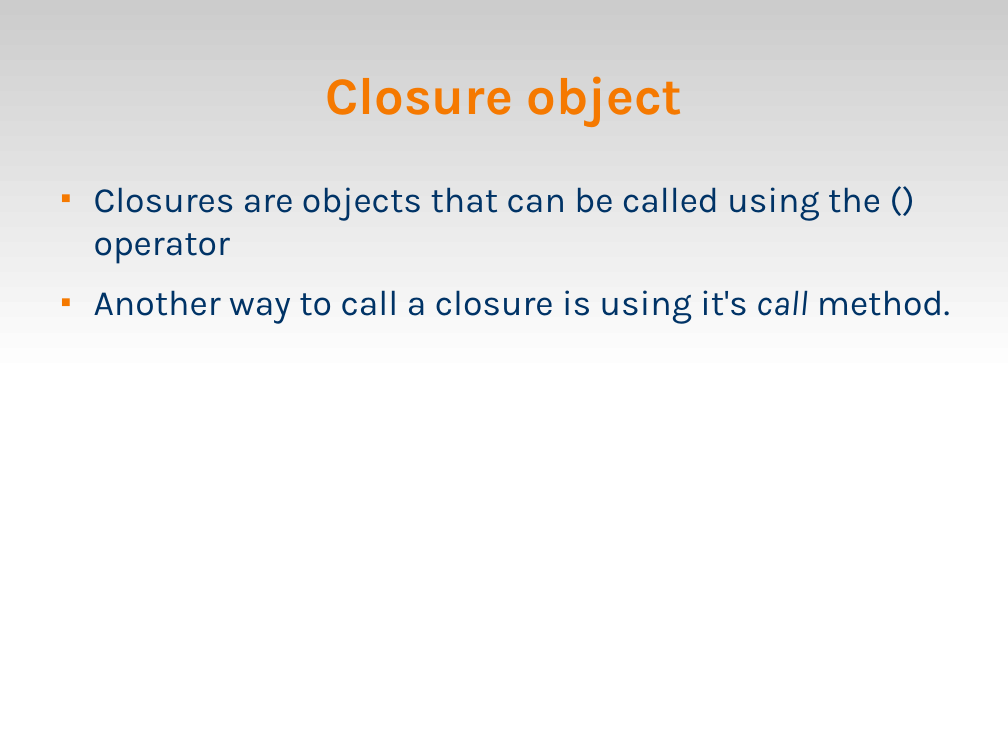
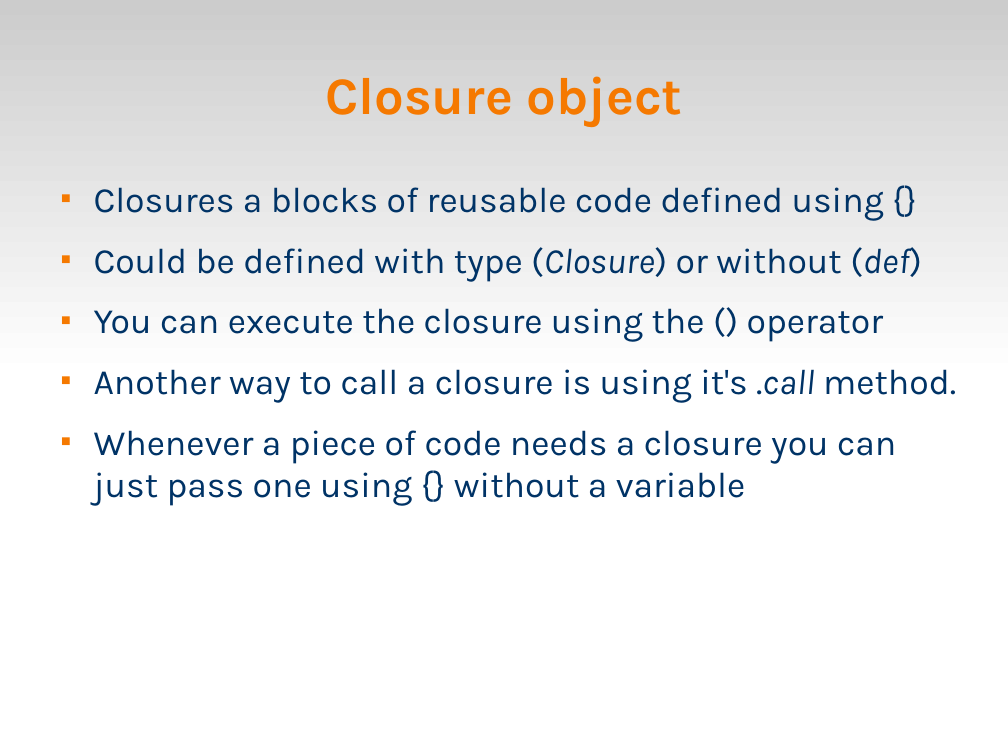
Before and after one commit to veltzer/demos, a slide deck: slide 20 of groovy/groovy.odp (slide 16 before the commit). Drawn at 1008x756 pixels with LibreOffice and Linux fonts; fonts in the diff are those of the drawing. Boxes give left, top, right and bottom in pixels: in the first picture for what was removed or moved away, otherwise in the second. Text is boxed around its words. In the diff, an @@ line names an element or a change of style, - is before the commit and + after.

```diff
--- a/groovy/groovy.odp
+++ b/groovy/groovy.odp
@@ text at (x1=94, y1=187, x2=956, y2=506): text changed @@
-■ Closures are objects that can be called using the () operator
-■ Another way to call a closure is using it's call method.
+■ Closures a blocks of reusable code defined using {}
+■ Could be defined with type (Closure) or without (def)
+■ You can execute the closure using the () operator
+■ Another way to call a closure is using it's .call method.
+■ Whenever a piece of code needs a closure you can just pass one using {} without a variable
```
Also in this commit, not shown: 3 other slides changed, 4 slides added, 10 other files.
